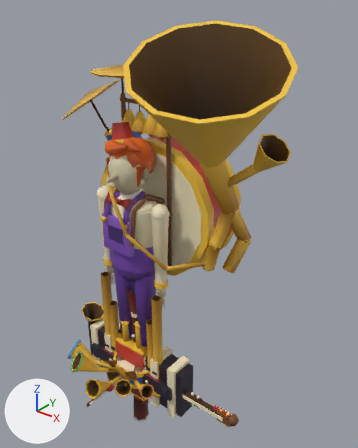
The glTF model models/bandsman.glb: old version first, new version second.
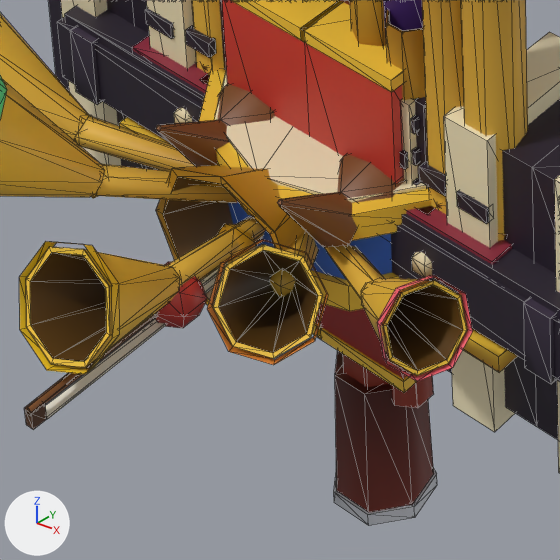
There are two pictures of each version: one whole from a 50 mm camera at (2.23, -2.26, 2.79) aimed at (0.23, 0.24, 1.25), one close up on the part from 23% to 47% of the width and 76% to 95% of the height. The axes (+X, +Y, +Z) are drawn at lower left. The lights are the same throughout. The last two pictures show the newer version. The close-ups show mesh edges as thin lines. Where no turn or scale is listed for an object, it has been applied to the vertices.

Objects in the first close-up: 'acc_L', 'acc_R', 'acc_bellows', 'bassoon', 'bell_hand', 'horn_1', 'horn_2', 'horn_3', 'horn_4', 'organ', 'piano', 'snare' and 7 more.
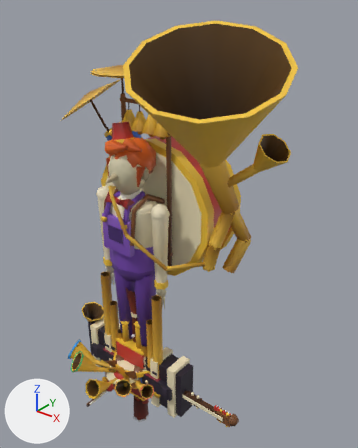
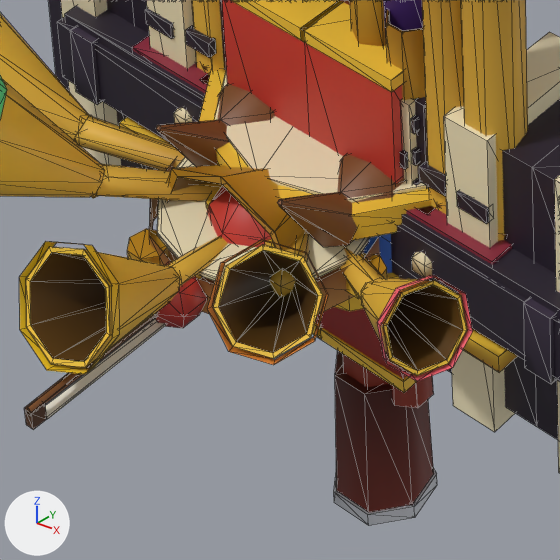
Patch to the scene script:
```diff
--- a/models/bandsman.glb.py
+++ b/models/bandsman.glb.py
@@ me_maraca @@
+me_maraca.from_pydata(...)  # an 8-sided cylinder along z spanning x -0.078..0.078, y -0.248..-0.092, z 0.026..0.034; a 5-sided cut cone along y (radius 0.024 at the low end, 0.018 at the high end) spanning x -0.023..0.023, y -0.09..0.06, z -0.019..0.024; an 8-sided cylinder along z spanning x -0.078..0.078, y -0.248..-0.092, z -0.034..-0.026; an icosphere of 80 faces spanning x -0.075..0.075, y -0.265..-0.075, z -0.075..0.075
+me_maraca.materials.append(mat_defaultmaterial_044)
@@ me_tambourine @@
+me_tambourine.from_pydata(...)  # 168 vertices, 256 faces; spans x -0.177..0.177, y -0.325..0.006, z -0.03..0.03
+me_tambourine.materials.append(mat_defaultmaterial_043)
@@ ob_maraca @@
+ob_maraca = bpy.data.objects.new('maraca', me_maraca)
+ob_maraca.location = (0.0, 0.0, 0.0)
@@ ob_tambourine @@
+ob_tambourine = bpy.data.objects.new('tambourine', me_tambourine)
+ob_tambourine.location = (0.0, 0.0, 0.0)
```

What differs and where, as boxes (x1, y1, x2, y2) in the close-ups (560 x 560 px):
'tambourine', added (brown)
    after: (127, 157, 387, 315)
'maraca', added (red)
    after: (206, 185, 274, 248)
